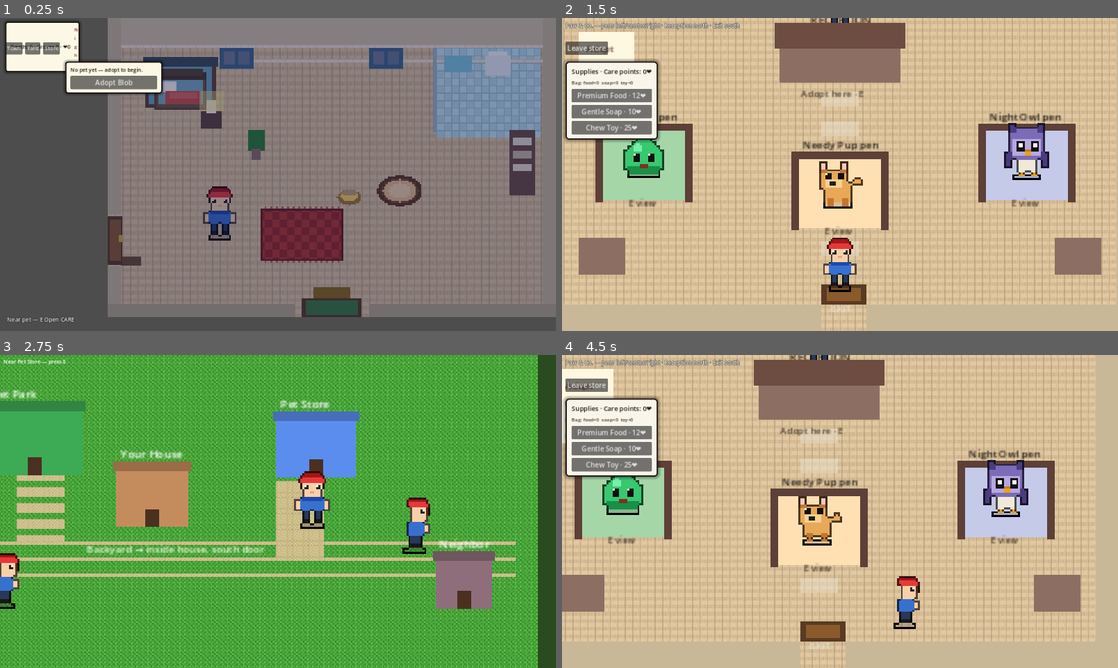
Above: before the commit, frames 1-4 (two rows, left to right).
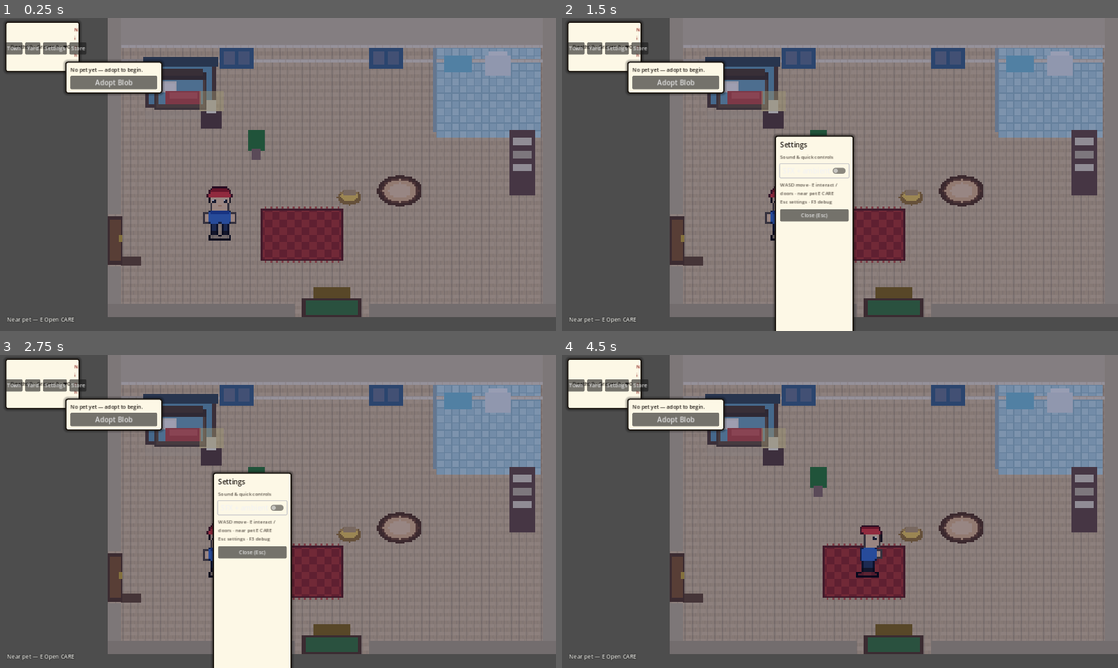
Above: after the commit, the same moments.

Repository: i-apologise/real-time-virtual-pet
Game: Godot game, scene res://scenes/habitat/habitat.tscn
Same seed, same stepped clock (60 frames per second), same inputs: the game is played once before the commit and once after it. This scene is started directly instead of the project's main scene.
Inputs (mouse positions are in pixels of both pictures, inside the frame that each line leads up to):
- Up to frame 1 (0.25 s): no input
- Up to frame 2 (1.5 s): click (617, 49) at 0.5 s, where only the run after the commit has a clickable "Settings"; click (812, 171) at 1.25 s, where only the run after the commit has a clickable "SFX + ambient"
- Up to frame 3 (2.75 s): click (22, 386) at 2 s, where only the run before the commit has a clickable "Leave store"
- Up to frame 4 (4.5 s): tap E (interact) at 2.75 s; move the mouse to (962, 495) at 2.77 s; hold D (move_right) 2.78-3.5 s; hold E (interact) 2.78-3.5 s; click (962, 495) at 2.92 s; tap Space at 3.02 s; tap X at 3.05 s; drag from (728, 527) to (812, 574) at 3.52 s; move the mouse to (895, 442) at 4.27 s; hold D (move_right) from 4.28 s (still down); hold E (interact) from 4.28 s (still down); click (895, 442) at 4.42 s

The runs differ from the first frame. In frame 1, 0.2% of the frame differs, in the area x 8-16%, y 7-12%; in frame 2, 97%; in frame 3, 99%, in the area x 0-100%, y 0-100%; in frame 4, 97%.

Commit message:
feat(ui-p2): clickable CARE, settings mute, verb prompts
- CARE rows accept mouse click (select + confirm)
- Settings panel (Esc / button): mute SFX+ambient via AudioService
- Persist audio enabled flag in user://settings.cfg
- Tutorial copy matches CARE / ❤ / doors / Esc settings
- Town/park/store context lines use short E verb form

Diff:
--- a/scenes/habitat/habitat.gd
+++ b/scenes/habitat/habitat.gd
@@ -52,6 +52,10 @@
 var _session_title: Label
 var _session_body: Label
 var _session_ttl: float = 0.0
+
+# Settings stub (mute SFX/ambient) — P2
+var _settings_panel: PanelContainer
+var _settings_sound_check: CheckButton
 
 # Pokemon-style vertical care menu (bottom-left)
 var _care_panel: PanelContainer
@@ -599,7 +603,7 @@
 	_care_panel.add_child(care_outer)
 	var care_title := UiThemeScr.title_label("CARE", 18)
 	care_outer.add_child(care_title)
-	var help := UiThemeScr.body_label("↑↓ move · Z/Enter · X cancel", 11)
+	var help := UiThemeScr.body_label("Click row · ↑↓ · Z/Enter · X cancel", 11)
 	care_outer.add_child(help)
 	_care_list = VBoxContainer.new()
 	_care_list.add_theme_constant_override("separation", 3)
@@ -610,7 +614,10 @@
 	for i in names.size():
 		var row_p := PanelContainer.new()
 		row_p.custom_minimum_size = Vector2(168, 28)
+		row_p.mouse_filter = Control.MOUSE_FILTER_STOP
+		row_p.gui_input.connect(_on_care_row_gui_input.bind(i))
 		var lab2 := Label.new()
+		lab2.mouse_filter = Control.MOUSE_FILTER_IGNORE
 		lab2.add_theme_font_size_override("font_size", 16)
 		lab2.add_theme_color_override("font_color", Color(0.08, 0.08, 0.10))
 		lab2.text = "  " + names[i]
@@ -657,6 +664,10 @@
 	var b_yard := UiThemeScr.themed_button("Yard")
 	b_yard.pressed.connect(func(): SceneRouter.go("graveyard", "from_house"))
 	nav.add_child(b_yard)
+	var b_settings := UiThemeScr.themed_button("Settings")
+	b_settings.pressed.connect(_toggle_settings)
+	nav.add_child(b_settings)
+	_build_settings_panel(layer)
 	var b_store := UiThemeScr.themed_button("Store")
 	b_store.pressed.connect(func(): SceneRouter.go("pet_store", "from_town"))
 	nav.add_child(b_store)
@@ -1361,6 +1372,89 @@
 	return Color(0.55, 1.0, 0.55)
 
 
+func _on_care_row_gui_input(event: InputEvent, index: int) -> void:
+	## P2: mouse-playable CARE rows (click selects + confirms).
+	if not _care_menu_open:
+		return
+	if not (event is InputEventMouseButton):
+		return
+	var mb := event as InputEventMouseButton
+	if not mb.pressed or mb.button_index != MOUSE_BUTTON_LEFT:
+		return
+	if index < 0 or index >= _care_actions.size():
+		return
+	_care_cursor = index
+	_refresh_care_cursor()
+	_confirm_care_selection()
+	get_viewport().set_input_as_handled()
+
+
+func _build_settings_panel(layer: CanvasLayer) -> void:
+	_settings_panel = PanelContainer.new()
+	_settings_panel.visible = false
+	UiThemeScr.apply_panel(_settings_panel, true)
+	layer.add_child(_settings_panel)
+	var sv := VBoxContainer.new()
+	sv.add_theme_constant_override("separation", 8)
+	_settings_panel.add_child(sv)
+	sv.add_child(UiThemeScr.title_label("Settings", 16))
+	sv.add_child(UiThemeScr.body_label("Sound & quick controls", 11))
+	_settings_sound_check = CheckButton.new()
+	_settings_sound_check.text = "SFX + ambient"
+	_settings_sound_check.button_pressed = true
+	var audio := get_node_or_null("/root/AudioService")
+	if audio and audio.has_method("is_enabled"):
+		_settings_sound_check.button_pressed = bool(audio.call("is_enabled"))
+	_settings_sound_check.toggled.connect(_on_settings_sound_toggled)
+	sv.add_child(_settings_sound_check)
+	sv.add_child(UiThemeScr.body_label(
+		"WASD move · E interact / doors · near pet E CARE\nEsc settings · F3 debug",
+		11
+	))
+	var close_b := UiThemeScr.themed_button("Close (Esc)")
+	close_b.pressed.connect(_hide_settings)
+	sv.add_child(close_b)
+	call_deferred("_place_settings")
+
+
+func _on_settings_sound_toggled(on: bool) -> void:
+	var audio := get_node_or_null("/root/AudioService")
+	if audio and audio.has_method("set_enabled"):
+		audio.call("set_enabled", on)
+		if on and audio.has_method("start_ambient"):
+			audio.call("start_ambient")
+
+
+func _toggle_settings() -> void:
+	if _settings_panel and _settings_panel.visible:
+		_hide_settings()
+	else:
+		_show_settings()
+
+
+func _show_settings() -> void:
+	if _settings_panel == null:
+		return
+	# Sync checkbox with live audio state
+	var audio := get_node_or_null("/root/AudioService")
+	if _settings_sound_check and audio and audio.has_method("is_enabled"):
+		_settings_sound_check.set_pressed_no_signal(bool(audio.call("is_enabled")))
+	_settings_panel.visible = true
+	_place_settings()
+
+
+func _hide_settings() -> void:
+	if _settings_panel:
+		_settings_panel.visible = false
+
+
+func _place_settings() -> void:
+	if _settings_panel == null:
+		return
+	var vp := get_viewport().get_visible_rect().size
+	_settings_panel.position = Vector2(vp.x * 0.5 - 150.0, vp.y * 0.5 - 90.0)
+
+
 func _unhandled_input(event: InputEvent) -> void:
 	if not (event is InputEventKey and event.pressed and not event.echo):
 		return
@@ -1391,6 +1485,12 @@
 	if _session_panel and _session_panel.visible and (k.keycode == KEY_ESCAPE or k.keycode == KEY_X):
 		_hide_session_banner()
 		return
+	if _settings_panel and _settings_panel.visible and (k.keycode == KEY_ESCAPE or k.keycode == KEY_X):
+		_hide_settings()
+		return
+	if k.keycode == KEY_ESCAPE:
+		_toggle_settings()
+		return
 	if k.keycode == KEY_F3:
 		_debug_visible = not _debug_visible
 		_debug.visible = _debug_visible
--- a/scenes/park/park.gd
+++ b/scenes/park/park.gd
@@ -162,7 +162,7 @@
 	_label.position = Vector2(8, 8)
 	_label.add_theme_font_size_override("font_size", 13)
 	_label.add_theme_color_override("font_color", Color.WHITE)
-	_label.text = "Pet Park — walk the paths · south gate → Town"
+	_label.text = "Pet Park — paths · E Enter Town (south)"
 	layer.add_child(_label)
 	_toast = Label.new()
 	_toast.position = Vector2(8, 30)
@@ -197,7 +197,7 @@
 	_pet.set_follow(_human, Vector2(-22, 10))
 	_pet.set_world_bounds(WORLD_BOUNDS)
 	_leash.visible = true
-	_toast.text = "Leashed in the park! Explore · E near pet to finish walk (after min time)"
+	_toast.text = "On leash — explore · E End walk near pet (after min time)"
 
 
 func _process(delta: float) -> void:
@@ -210,7 +210,7 @@
 				_world.to_local(_human.global_position + Vector2(4, -10)),
 				_world.to_local(_pet.global_position),
 			])
-		_label.text = "Park (leashed) · walk min %.0fs · E near pet to end · south gate Town" % maxf(
+		_label.text = "On leash · min %.0fs · E End walk near pet · E Enter Town" % maxf(
 			0.0, PetController.ESCORT_MIN_SEC - PetController.escort_elapsed_sec
 		)
 		if Input.is_action_just_pressed("interact") and _pet:
@@ -229,7 +229,7 @@
 				return
 
 	if EXIT_TO_TOWN.has_point(_human.position):
-		_label.text = "Town gate — press E"
+		_label.text = "E Enter Town"
 		if Input.is_action_just_pressed("interact"):
 			SceneRouter.go("town", "from_park")
 
--- a/scenes/store/pet_store.gd
+++ b/scenes/store/pet_store.gd
@@ -461,24 +461,24 @@
 		return
 
 	if EXIT_DOOR.has_point(_human.position):
-		_label.text = "Exit — press E to return to Town"
+		_label.text = "E Leave store → Town"
 		if Input.is_action_just_pressed("interact"):
 			SceneRouter.go("town", "from_store")
 		return
 
 	if not _near_pen.is_empty():
-		_label.text = "Near %s — press E to learn more / adopt" % _near_pen["display"]
+		_label.text = "E View %s" % _near_pen["display"]
 		if Input.is_action_just_pressed("interact"):
 			_open_pen_info(_near_pen)
 		return
 
 	if _near_reception:
-		_label.text = "Reception (Sam) — press E to adopt selected species"
+		_label.text = "E Open reception (adopt)"
 		if Input.is_action_just_pressed("interact"):
 			_open_reception()
 		return
 
-	_label.text = "Paw & Co. — pens left/center/right · Reception north · Exit south"
+	_label.text = "Store — E View pen · E Open reception · E Leave (south)"
 
 	if Input.is_action_just_pressed("ui_cancel") and _adopt_panel.visible:
 		_adopt_panel.visible = false
--- a/scenes/town/town.gd
+++ b/scenes/town/town.gd
@@ -172,7 +172,7 @@
 	_label.position = Vector2(8, 6)
 	_label.add_theme_font_size_override("font_size", 12)
 	_label.add_theme_color_override("font_color", Color.WHITE)
-	_label.text = "Town — WASD · E at doorsteps · Park / Store / House"
+	_label.text = "Town — WASD · E Enter building"
 	layer.add_child(_label)
 	_toast = Label.new()
 	_toast.position = Vector2(8, 28)
@@ -200,7 +200,7 @@
 	_pet.set_follow(_human, Vector2(-22, 10))
 	_pet.set_world_bounds(WORLD_BOUNDS)
 	_leash.visible = true
-	_toast.text = "Leashed walk — visit Park or go home · E near pet at home to finish"
+	_toast.text = "On leash — E Enter Park/House · end walk at home near pet"
 
 
 func _process(delta: float) -> void:
@@ -240,13 +240,13 @@
 			spawn = str(poi.get("spawn", ""))
 			break
 	if near != "":
-		_label.text = "Near %s — press E" % near
+		_label.text = "E Enter %s" % near
 		if scene_id != "" and Input.is_action_just_pressed("interact"):
 			SceneRouter.go(scene_id, spawn)
 	else:
 		if PetController.escort_active:
-			_label.text = "Town (leashed) — Park / House / Store · walk min remaining %.0fs" % maxf(
+			_label.text = "On leash — E Enter Park/House/Store · walk min %.0fs" % maxf(
 				0.0, PetController.ESCORT_MIN_SEC - PetController.escort_elapsed_sec
 			)
 		else:
-			_label.text = "Town — doorsteps + E · House · Pet Park · Pet Store"
+			_label.text = "Town — E Enter House · Park · Store"
--- a/scenes/ui/tutorial.gd
+++ b/scenes/ui/tutorial.gd
@@ -43,13 +43,13 @@
 	body.add_theme_color_override("font_color", Color("E8F0E0"))
 	body.text = (
 		"1. Adopt a pet at the Pet Store (you'll go there next).\n\n"
-		+ "2. Walk with WASD. Press E near doors and buildings.\n\n"
-		+ "3. In your House, walk near your pet to see how they feel.\n\n"
-		+ "4. Press 1–6 (or the care buttons) to feed, walk, play, clean, sleep.\n"
-		+ "   Your character walks over and performs the action.\n\n"
+		+ "2. Walk with WASD. Press E at doorsteps and buildings (House, Park, Store).\n\n"
+		+ "3. At home, walk near your pet — E opens the CARE menu (feed, walk, play,\n"
+		+ "   clean, sleep, wake). Click a row or use ↑↓ and Z/Enter. X closes.\n\n"
+		+ "4. Caring earns ❤ care points — spend them on supplies at the Pet Store.\n\n"
 		+ "5. Time is real — needs drop even when the game is closed.\n"
-		+ "   Neglect long enough and your pet can die. Dig a grave. Adopt again.\n\n"
-		+ "Humans never die. Only pets have needs."
+		+ "   Neglect long enough and your pet can die. Backyard dig. Adopt again.\n\n"
+		+ "Esc opens Settings (mute sound). Humans never die — only pets have needs."
 	)
 	v.add_child(body)
 
--- a/src/autoload/audio_service.gd
+++ b/src/autoload/audio_service.gd
@@ -39,12 +39,35 @@
 		p.volume_db = _sfx_volume_db
 		add_child(p)
 		_pool.append(p)
+	_load_prefs()
+
+
+func is_enabled() -> bool:
+	return _enabled
 
 
 func set_enabled(v: bool) -> void:
 	_enabled = v
 	if not v and _ambient:
 		_ambient.stop()
+	elif v:
+		# Ambient resumes only if a scene already started it; leave to callers.
+		pass
+	_save_prefs()
+
+
+func _load_prefs() -> void:
+	var cfg := ConfigFile.new()
+	if cfg.load("user://settings.cfg") != OK:
+		return
+	_enabled = bool(cfg.get_value("audio", "enabled", true))
+
+
+func _save_prefs() -> void:
+	var cfg := ConfigFile.new()
+	cfg.load("user://settings.cfg")  # merge if present
+	cfg.set_value("audio", "enabled", _enabled)
+	cfg.save("user://settings.cfg")
 
 
 func play(id: String, pitch_scale: float = 1.0, volume_db: float = 999.0) -> void:
Binary file added: docs/pr-screenshots/pr-ui-p2-input-settings.png
